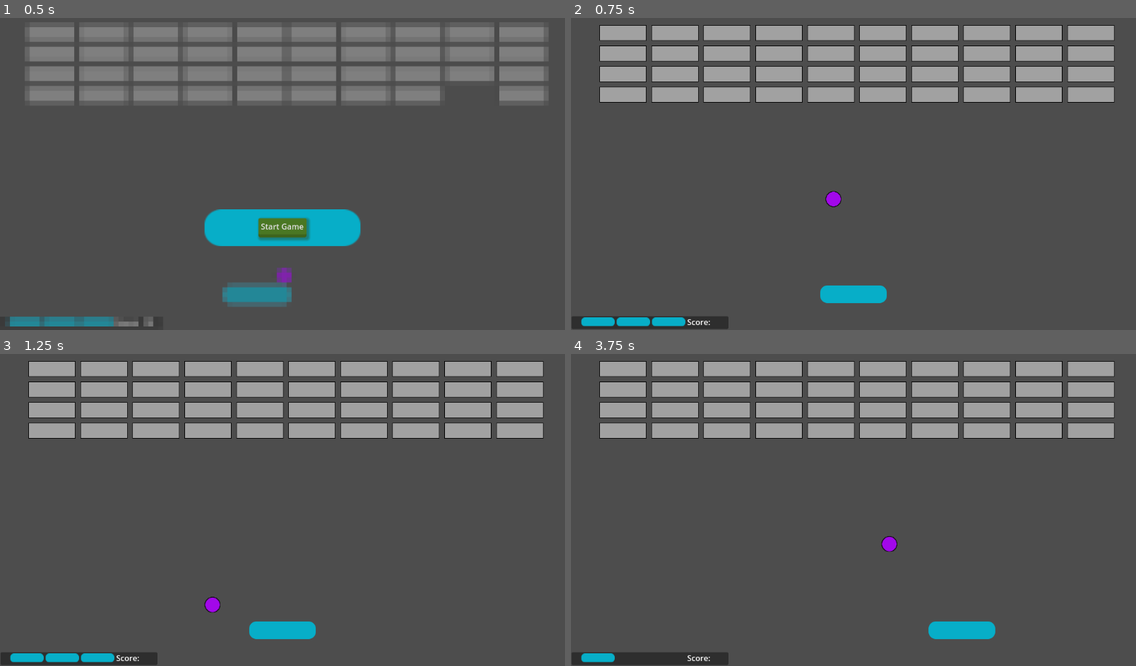
Above: before the commit, frames 1-4 (two rows, left to right).
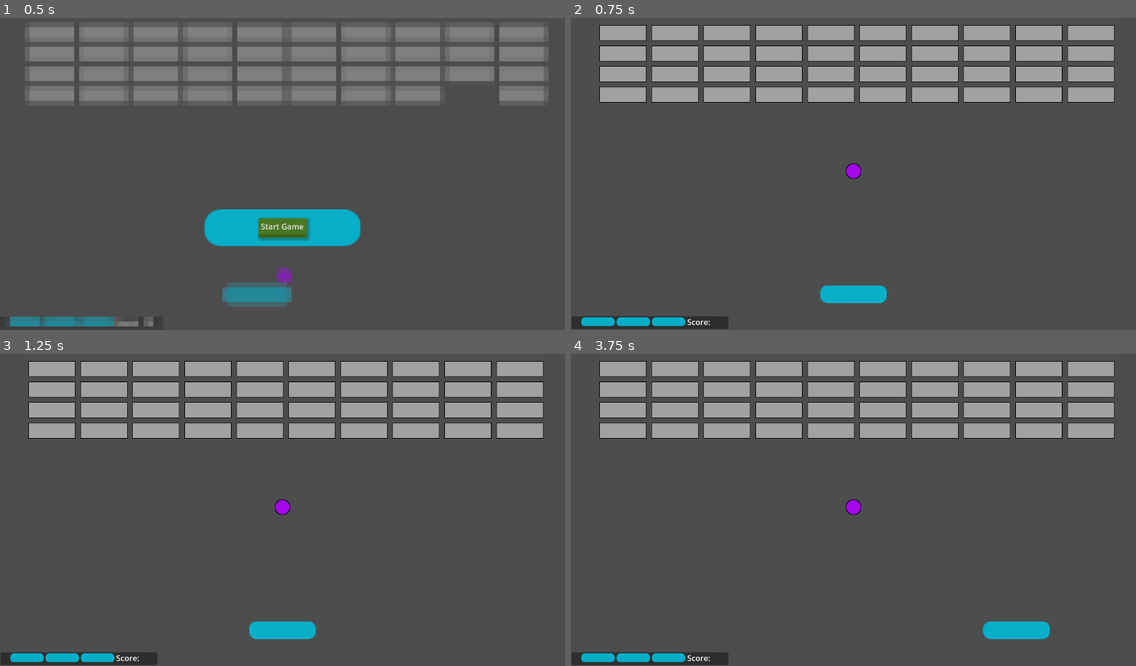
Above: after the commit, the same moments.

Repository: adrianschofield/unshaped-godot-block
Game: Godot game, scene res://Scenes/level_0.tscn
The game is run twice, just before and just after one commit, with the same random seed, the same clock (stepped at 60 frames per second) and the same inputs. Sound files missing from this copy of the repository are replaced by a short silence.
Inputs:
- Up to frame 1 (0.5 s): no input
- Up to frame 2 (0.75 s): click "Start Game" at 0.5 s
- Up to frame 3 (1.25 s): no input
- Up to frame 4 (3.75 s): hold D (move_right) 1.28-2.03 s; hold A (move_left) 2.03-2.78 s; hold D (move_right) from 2.78 s (still down)

Frame 1 is identical in both runs. In frame 2, 0.2% of the frame differs, in the area x 45-52%, y 46-61%; in frame 3, 0.2%; in frame 4, 1.7%, in the area x 8-85%, y 46-99%.
Error after the commit: Invalid access to property or key 'speed_multiplier' on a base object of type 'Node (global.gd)'. (res://Scripts/ball.gd:123)

Commit message:
Removed unnecessary speed variable

Diff:
--- a/Scripts/global.gd
+++ b/Scripts/global.gd
@@ -13,7 +13,7 @@
 const PLAYER_Y : int = 575
 
 # ball state
-var speed_multiplier : float = 1.0
+# var speed_multiplier : float = 1.0
 
 # game state
 var game_over : bool = false
